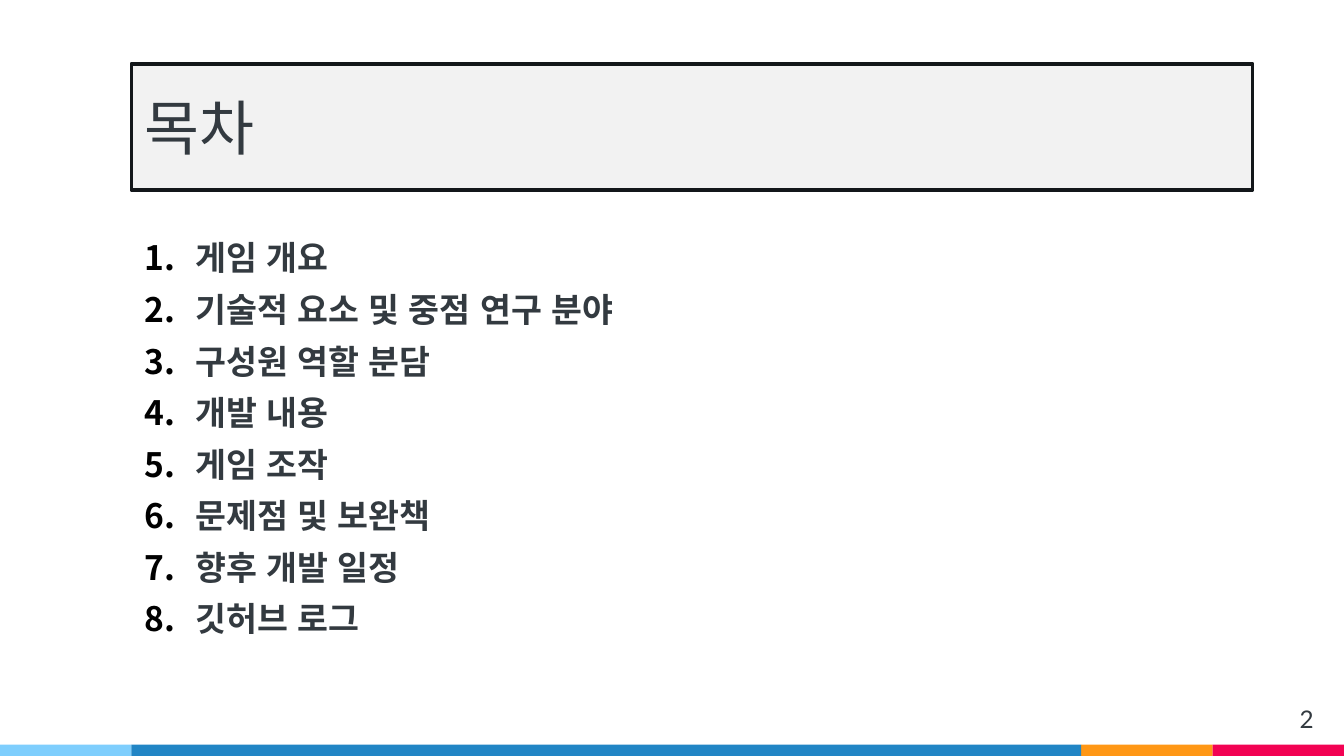
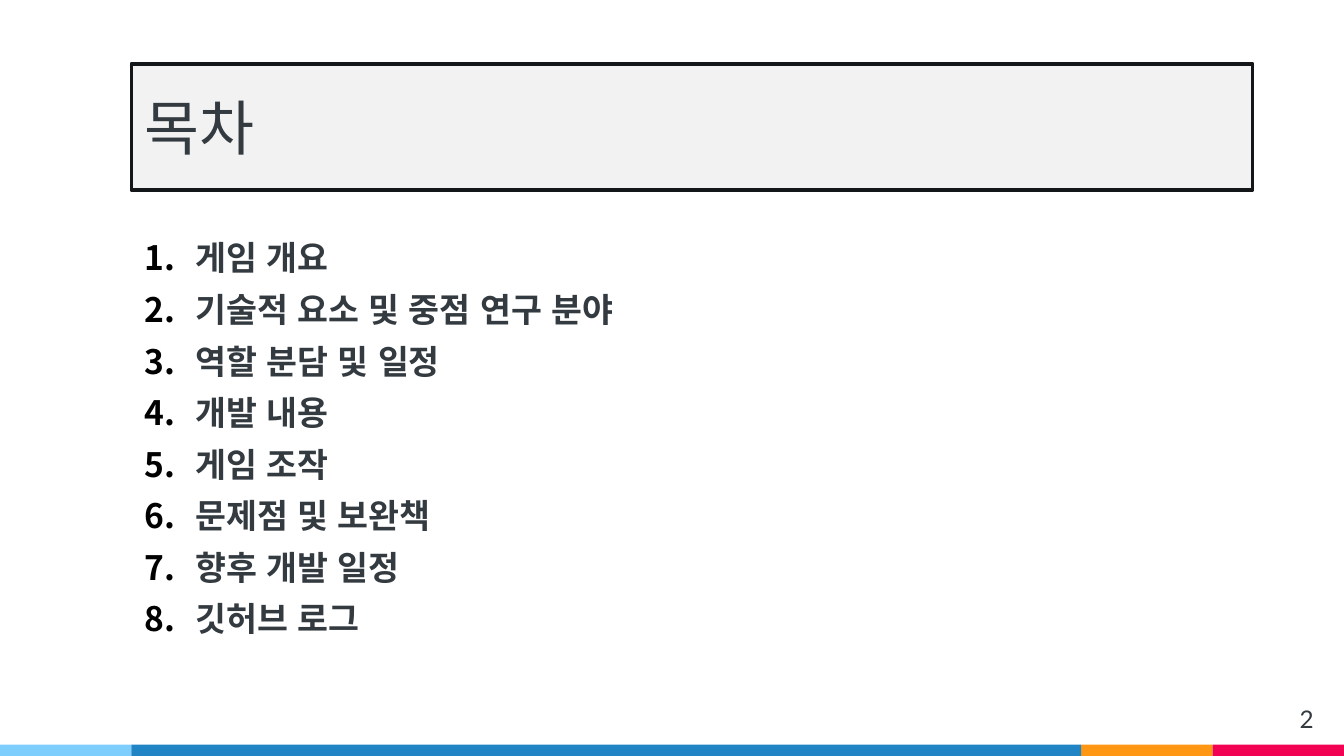
Before and after one commit to wsj2681/Anger_Control_Disoder, a slide deck: slide 2 of Capstone Design/발표자료/중간발표/v2.pptx. Drawn at 1344x756 pixels with LibreOffice and Linux fonts; fonts in the diff are those of the drawing. Boxes give left, top, right and bottom in pixels: in the first picture for what was removed or moved away, otherwise in the second. Text is boxed around its words. In the diff, an @@ line names an element or a change of style, - is before the commit and + after.

```diff
--- a/Capstone Design/발표자료/중간발표/v2.pptx
+++ b/Capstone Design/발표자료/중간발표/v2.pptx
@@ text at (x1=195, y1=345, x2=440, y2=377): text changed @@
-3. 구성원 역할 분담
+3. 역할 분담 및 일정
```
Also in this commit, not shown: 6 other slides changed, 1 slide removed, 5 other files.
